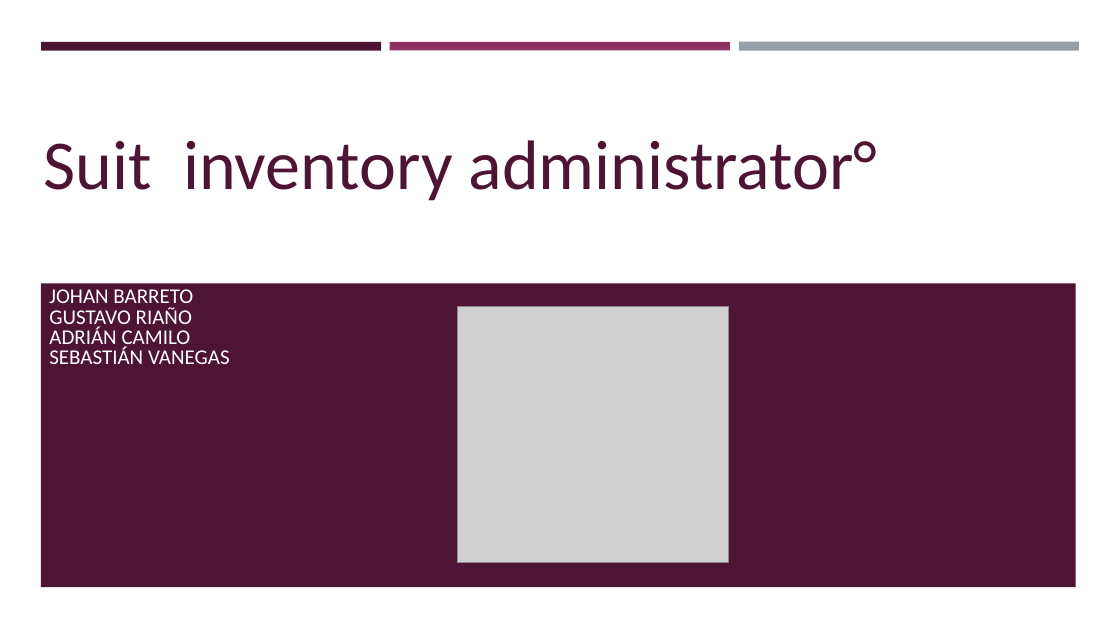
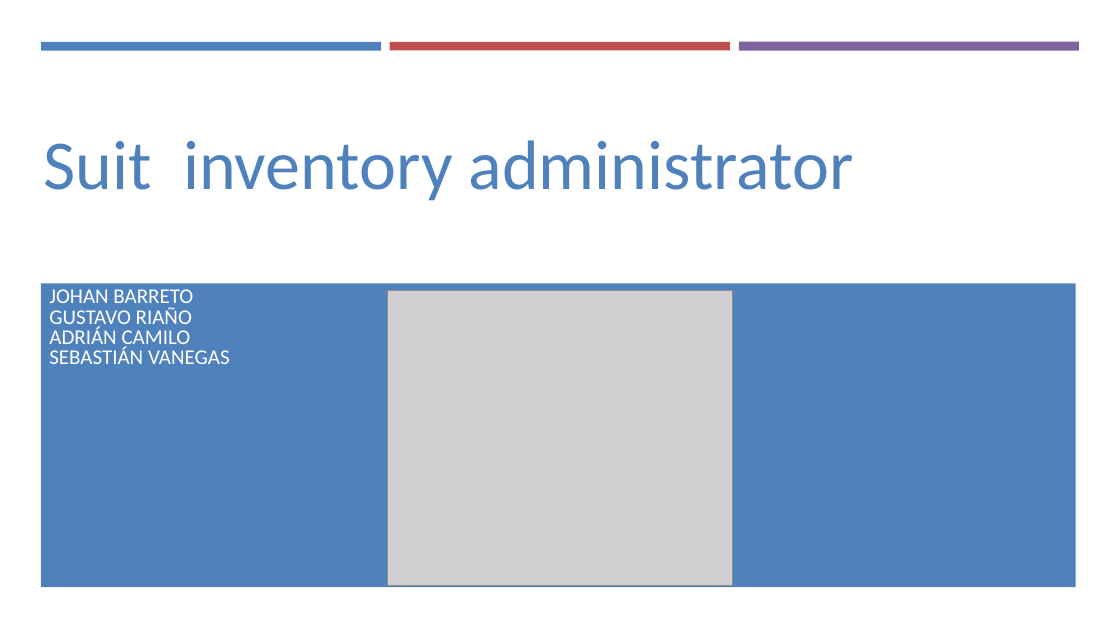
Before and after one commit to Juan1607/Suit_Administrator, a slide deck: slide 1 of Exposicion.pptx. Drawn at 1120x630 pixels with LibreOffice and Linux fonts; fonts in the diff are those of the drawing; grey boxes stand for pictures. Boxes give left, top, right and bottom in pixels: in the first picture for what was removed or moved away, otherwise in the second. Text is boxed around its words. In the diff, an @@ line names an element or a change of style, - is before the commit and + after.

```diff
--- a/Exposicion.pptx
+++ b/Exposicion.pptx
@@ rectangle at (41, 42, 381, 50): fill #4D1434 to #4F81BD @@
@@ rectangle at (390, 42, 730, 50): fill #903163 to #C0504D @@
@@ rectangle at (739, 42, 1079, 51): fill #969FA7 to #8064A2 @@
@@ title at (43, 140, 854, 201): text changed; text colour #4D1434 to #4F81BD @@
-Suit inventory administrator°
+Suit inventory administrator
@@ rectangle at (41, 283, 1076, 586): fill #4D1434 to #4F81BD @@
@@ picture: place and size @@
-picture at (457, 307, 728, 562)
+picture at (387, 291, 734, 586)
```
Also in this commit, not shown: 13 other slides changed, 8 slides added, 8 slides removed.
